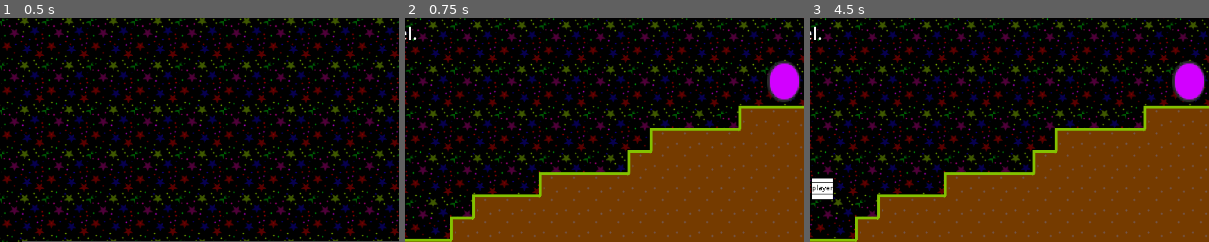
Above: before the commit, frames 1-3 (left to right).
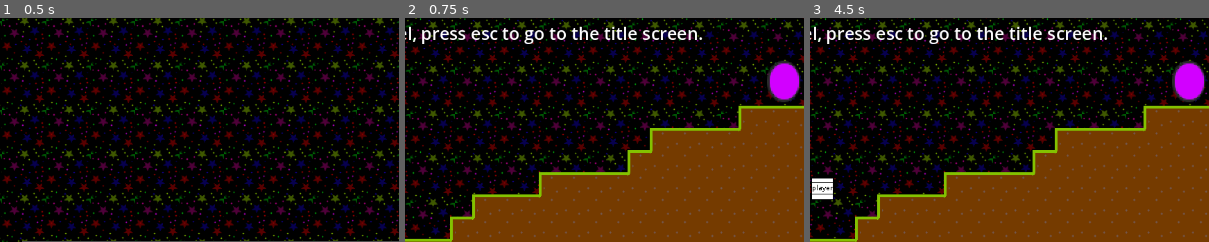
Above: after the commit, the same moments.

Repository: headblockhead/daydream-manchester
Game: Godot game, scene res://TitleScreen/title_screen.tscn
Two runs of this game, one before a commit and one after it. Both use one fixed random seed, a clock stepped at 60 frames per second and the inputs below.
Inputs:
- Up to frame 1 (0.5 s): no input
- Up to frame 2 (0.75 s): click "play" at 0.5 s
- Up to frame 3 (4.5 s): tap W (jump) at 1.25, 1.52, 2, 2.27, 2.75, 3.5, 3.77, 4.25 s; hold D (right) 1.28-2.78 s; hold A (left) 2.78-3.53 s; hold D (right) from 3.53 s (still down)
The pictures show only the part of the screen within x 47-97%, y 30-80%; the shares and areas given below are measured in that part.

Frame 1 is identical in both runs. In frame 2, 1.8% of the frame differs, in the area x 2-75%, y 3-12%; in frame 3, 1.8%.

Commit message:
add esc goes to title stuff

Diff:
--- a/project.godot
+++ b/project.godot
@@ -41,6 +41,11 @@
 "events": [Object(InputEventKey,"resource_local_to_scene":false,"resource_name":"","device":-1,"window_id":0,"alt_press …(195 unchanged characters)…
 ]
 }
+esc={
+"deadzone": 0.2,
+"events": [Object(InputEventKey,"resource_local_to_scene":false,"resource_name":"","device":-1,"window_id":0,"alt_pressed":false,"shift_pressed":false,"ctrl_pressed":false,"meta_pressed":false,"pressed":false,"keycode":0,"physical_keycode":4194305,"key_label":0,"unicode":0,"location":0,"echo":false,"script":null)
+]
+}
 
 [rendering]
 
--- a/world-defaultscript.gd
+++ b/world-defaultscript.gd
@@ -4,3 +4,6 @@
 	if Input.is_action_just_pressed("backspace"):
 		print("backspace pressed, resetting")
 		get_tree().reload_current_scene()
+	if Input.is_action_just_pressed("esc"):
+		print("esc pressed, going to title")
+		get_tree().change_scene_to_file("res://TitleScreen/title_screen.tscn")
--- a/world0.tscn
+++ b/world0.tscn
@@ -81,7 +81,7 @@
 offset_right = 788.0
 offset_bottom = 233.0
 theme_override_font_sizes/font_size = 25
-text = "press backspace to reset a level."
+text = "press backspace to reset a level, press esc to go to the title screen."
 
 [node name="InfoLabel6" type="Label" parent="."]
 offset_left = 493.0
